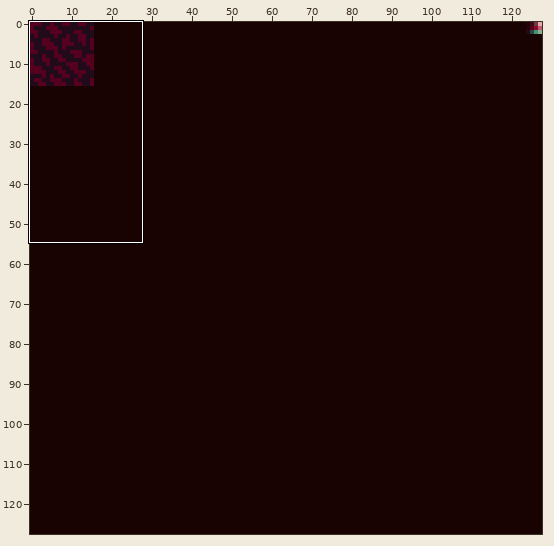
Two states of a sprite sheet, assets/tiles/misc.png. Above: a wide view before the commit, with the close-up outlined.
Close-up. Old version:
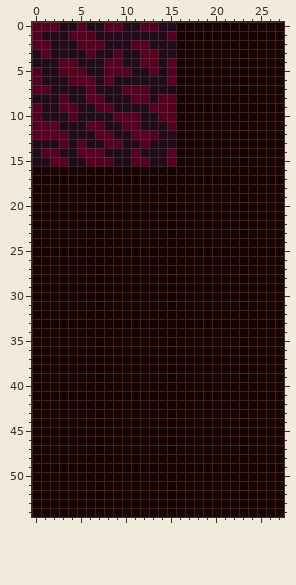
The file is 128x128 pixels. Shown: x 0..27, y 0..54.
Now the later version:
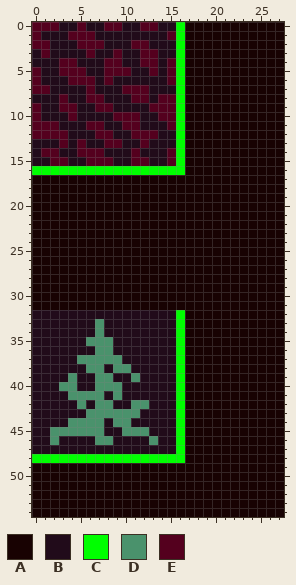
Palette (. is transparent): A #180202  B #210b1a  C #00ff00  D #4a926c  E #54001e
The edit:
The edit turns colour A into colour B in row 32 at x 0 to 15; in rows 33 to 34 at x 0 to 6 and 8 to 15; in row 35 at x 0 to 5 and 9 to 15; in row 36 at x 0 to 6 and 9 to 15; in row 37 at x 0 to 4 and 10 to 15; in row 38 at x 0 to 5, 8 and 11 to 15.
The edit turns colour A into colour B in row 39 at x 0 to 3, 5 to 6, 9 to 10 and 12 to 15; in row 40 at x 0 to 2, 5 to 6 and 10 to 15; in row 41 at x 0 to 3, 8 and 10 to 15; in row 42 at x 0 to 4, 6, 9 to 10 and 13 to 15; in row 43 at x 0 to 5 and 12 to 15; in row 44 at x 0 to 3, 8 and 11 to 15.
The edit turns colour A into colour B in row 45 at x 0 to 1, 8 to 9 and 13 to 15; in row 46 at x 0 to 1, 3 to 6, 9 to 12 and 14 to 15; in row 47 at x 0 to 15.
The edit turns colour A into colour C in rows 0 to 15 at x 16; in row 16 at x 0 to 16; in rows 32 to 47 at x 16; in row 48 at x 0 to 16.
The edit turns colour A into colour D in rows 33 to 34 at x 7; in row 35 at x 6 to 8; in row 36 at x 7 to 8; in row 37 at x 5 to 9; in row 38 at x 6 to 7 and 9 to 10; in row 39 at x 4, 7 to 8 and 11.
The edit turns colour A into colour D in row 40 at x 3 to 4 and 7 to 9; in row 41 at x 4 to 7 and 9; in row 42 at x 5, 7 to 8 and 11 to 12; in row 43 at x 6 to 11; in row 44 at x 4 to 7 and 9 to 10; in row 45 at x 2 to 7 and 10 to 12.
The edit turns colour A into colour D in row 46 at x 2, 7 to 8 and 13.
Changed places in both close-ups, as pixel boxes (x1, y1, x2, y2):
changed: (32, 22, 185, 175)
changed: (32, 310, 185, 463)
